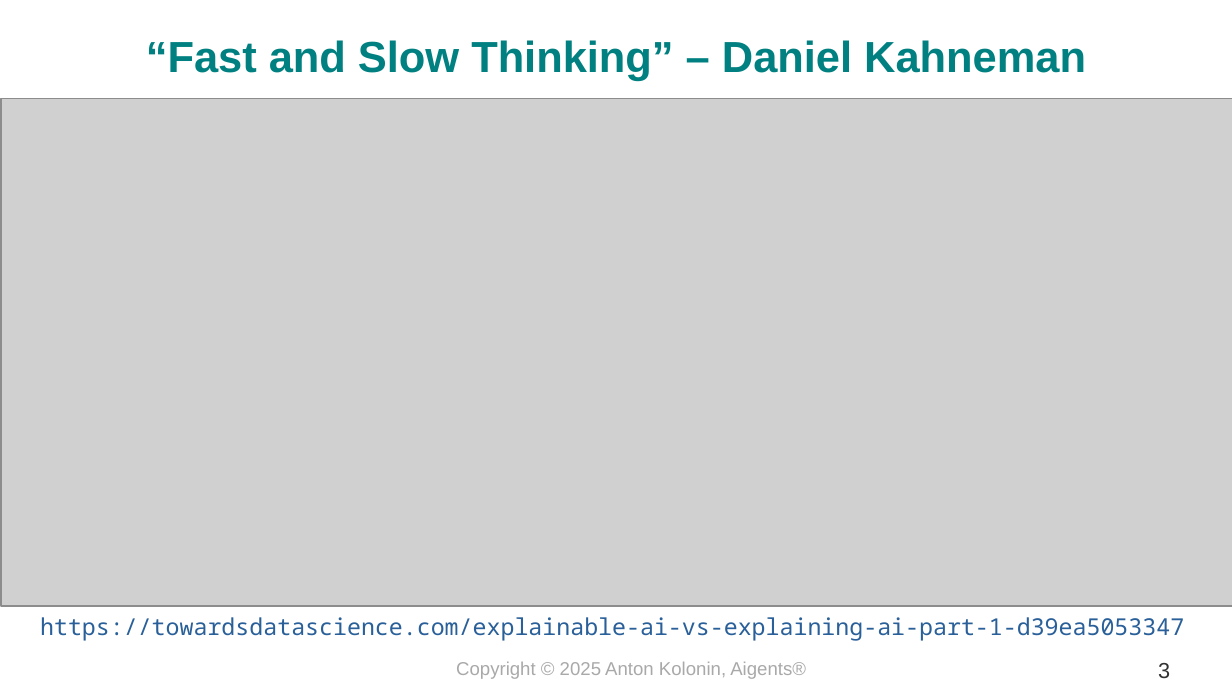
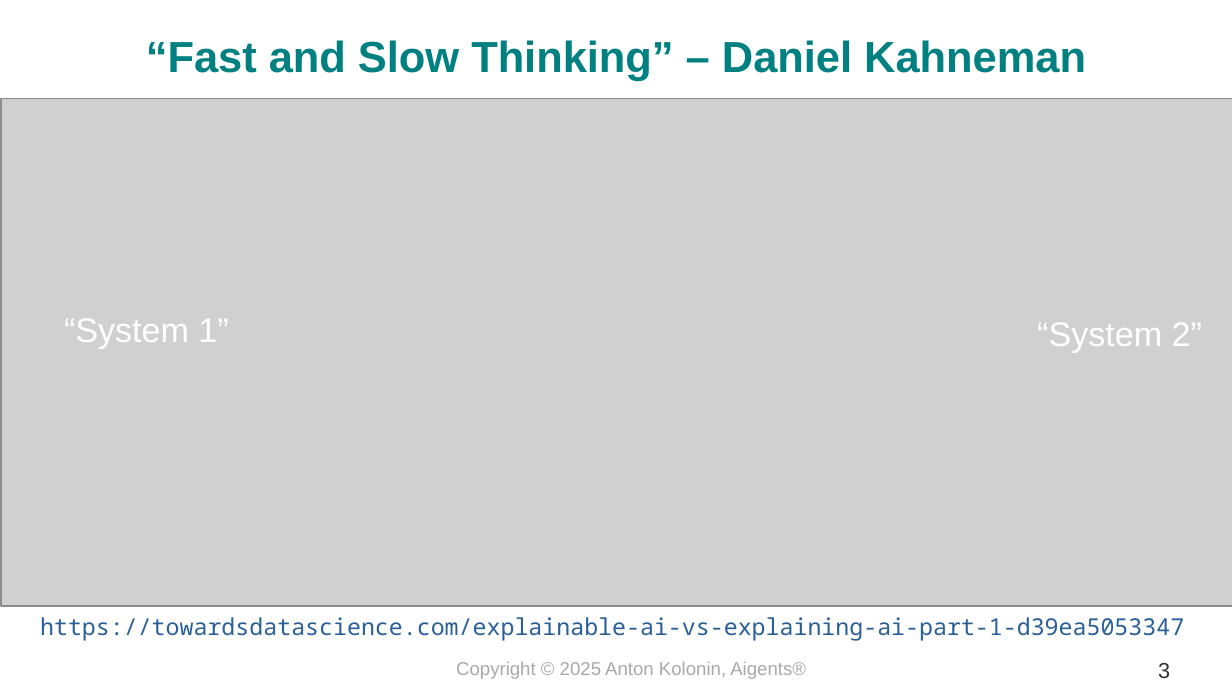
Before and after one commit to aigents/iai, a slide deck: slide 3 of docs/2025/psyche_model_kolonin_en.odp. Drawn at 1232x693 pixels with LibreOffice and Linux fonts; fonts in the diff are those of the drawing; grey boxes stand for pictures. Boxes give left, top, right and bottom in pixels: in the first picture for what was removed or moved away, otherwise in the second. Text is boxed around its words. In the diff, an @@ line names an element or a change of style, - is before the commit and + after.

```diff
--- a/docs/2025/psyche_model_kolonin_en.odp
+++ b/docs/2025/psyche_model_kolonin_en.odp
@@ text added at box(64, 319, 228, 349), 22 pt, text #FFFFFF @@
+“System 1”
@@ text added at box(1037, 323, 1202, 353), 22 pt, text #FFFFFF @@
+“System 2”
```
Also in this commit, not shown: 5 other slides changed, 1 slide added, 1 other file.
